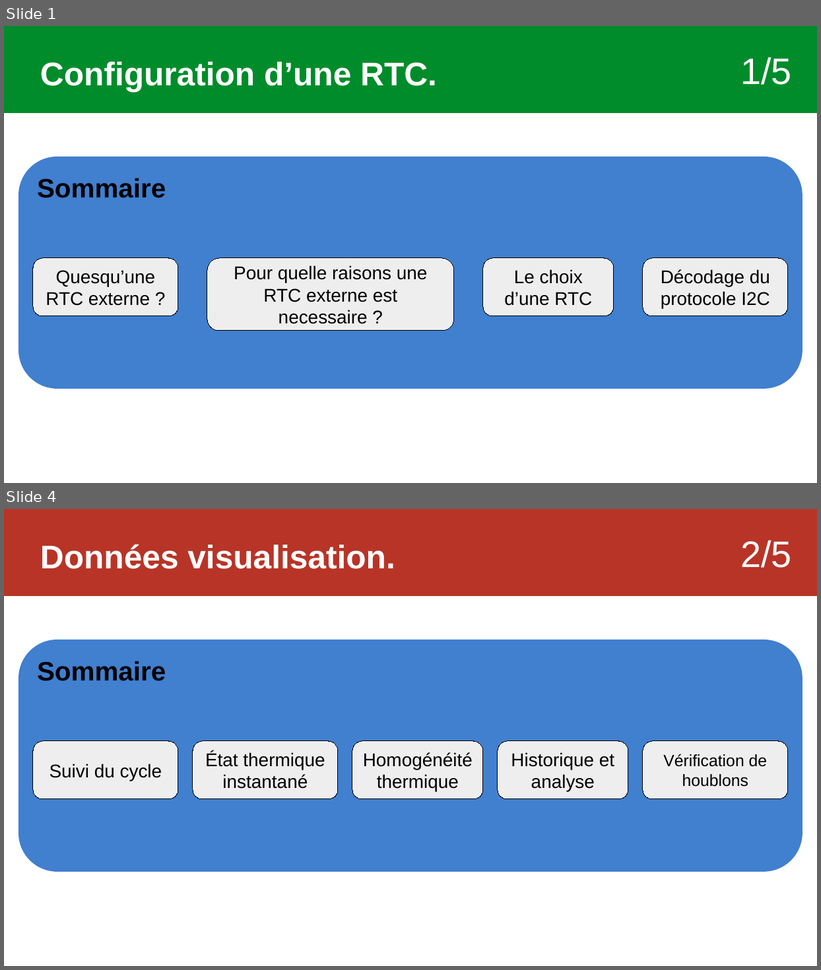
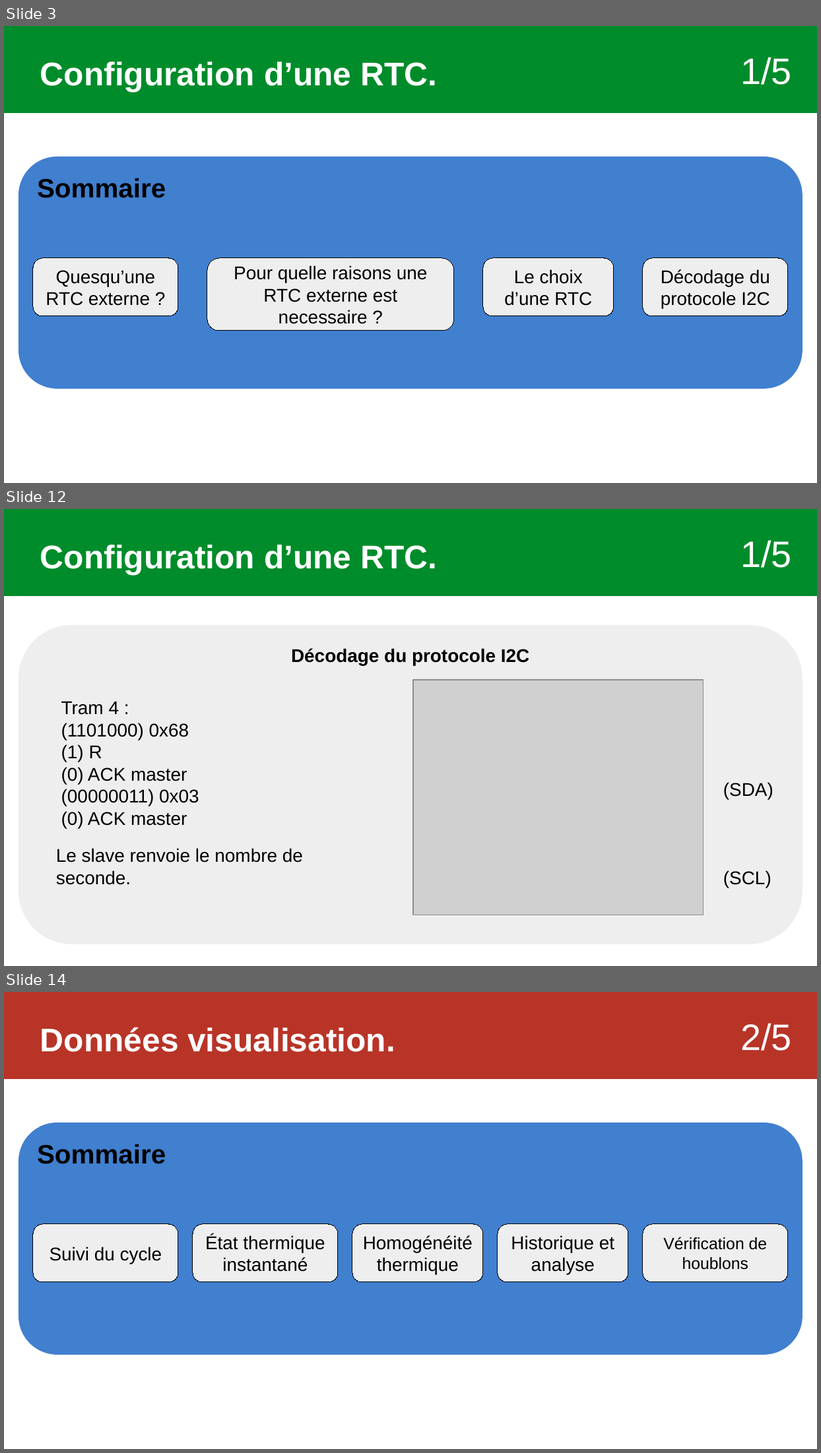
Before and after one commit to Sauvage89/sechoir-houblon, a slide deck: doc/diaporama/revu2/revu2_sauvage.odp. Shown one above the other, each under a label of ours: slides 1 and 4 before the commit, slides 3, 12 and 14 after it; the slides between them are not shown. The pictures are 821x970 and 821x1453 pixels, drawn with LibreOffice and Linux fonts; fonts in the diff are those of the drawing; grey boxes stand for pictures. Boxes give left, top, right and bottom in pixels: in the first picture for what was removed or moved away, otherwise in the second. Text is boxed around its words. In the diff, an @@ line names an element or a change of style, - is before the commit and + after.

```diff
--- a/doc/diaporama/revu2/revu2_sauvage.odp
+++ b/doc/diaporama/revu2/revu2_sauvage.odp
@@ slide 12 added at [4,509,817,966], background #FFFFFF @@
@@ rectangle added at [4,509,817,596], fill #008C2A @@
@@ text added at [40,545,437,575], 32 pt, text #FFFFFF, bold @@
+Configuration d’une RTC.
@@ text added at [741,540,792,568], 36 pt, text #FFFFFF @@
+1/5
@@ rounded rectangle added at [19,625,803,945], fill #EEEEEE, 18 pt, text #000000, bold @@
+Décodage du protocole I2C
@@ picture added at [413,680,704,916] @@
@@ text added at [61,701,199,828], 18 pt, text #000000 @@
+Tram 4 :
+(1101000) 0x68
+(1) R
+(0) ACK master
+(00000011) 0x03
+(0) ACK master
@@ text added at [723,782,774,888], 18 pt, text #000000 @@
+(SDA)
+(SCL)
@@ text added at [56,848,303,885], 18 pt, text #000000 @@
+Le slave renvoie le nombre de seconde.
@@ what was slide 1 is now slide 3 @@
@@ what was slide 4 is now slide 14 @@
```
Also in this commit, not shown: 6 slides changed, 22 other slides added, 4 other files.
